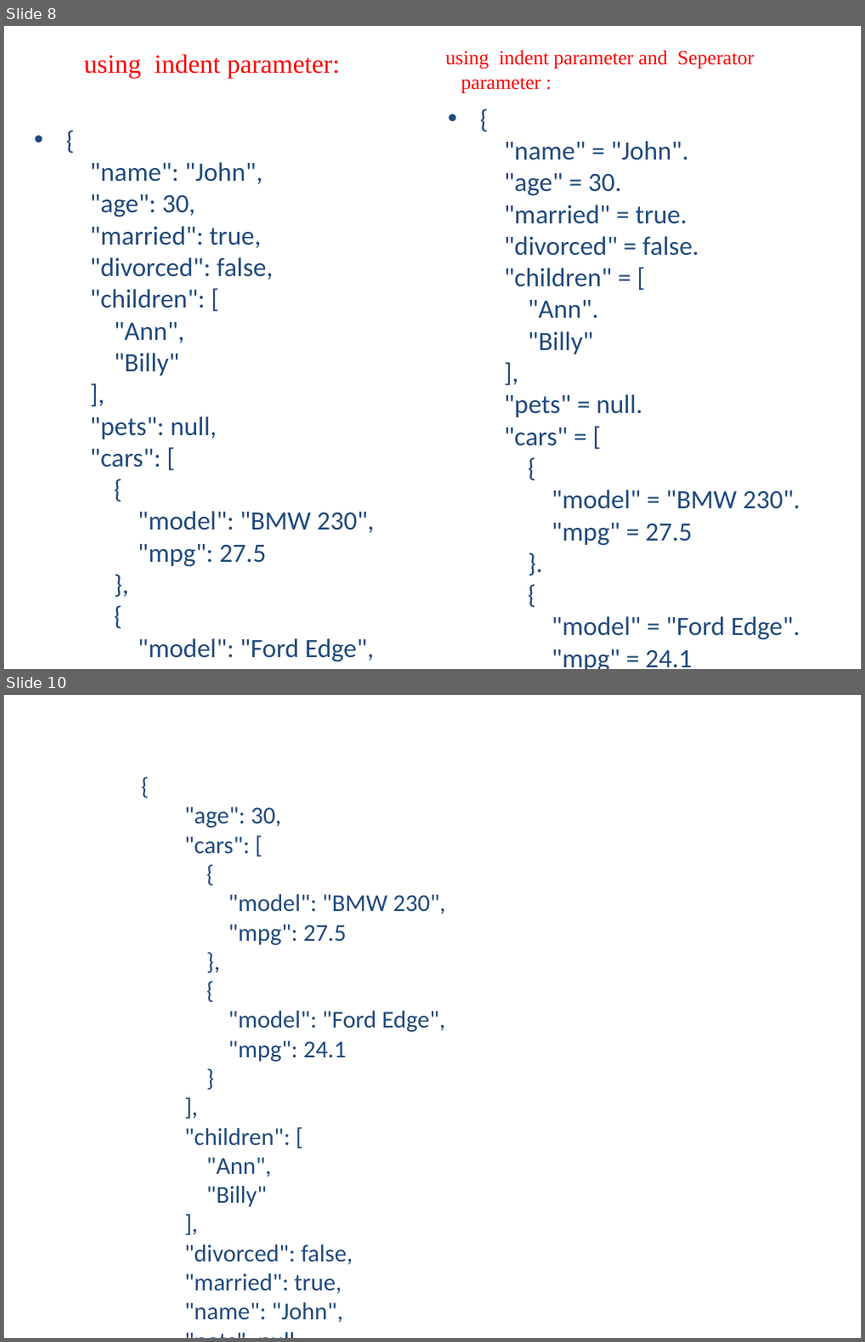
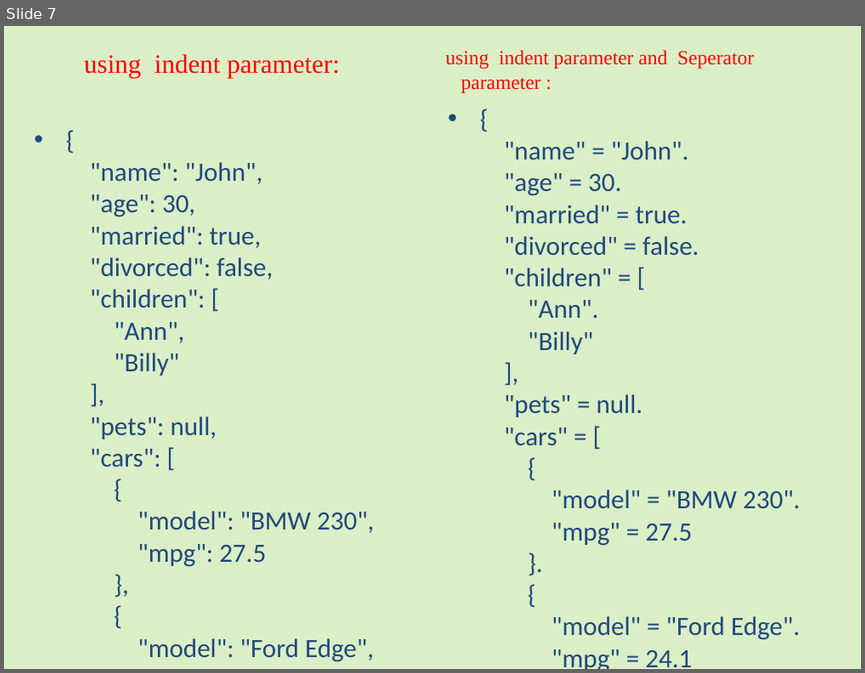
Before and after one commit to jaseela65/python_newPrgm, a slide deck: JSON in Python.pptx. Shown one above the other, each under a label of ours: slides 8 and 10 before the commit, slide 7 after it; the slides between them are not shown. The pictures are 865x1342 and 865x673 pixels, drawn with LibreOffice and Linux fonts; fonts in the diff are those of the drawing. Boxes give left, top, right and bottom in pixels: in the first picture for what was removed or moved away, otherwise in the second. Text is boxed around its words. In the diff, an @@ line names an element or a change of style, - is before the commit and + after.

```diff
--- a/JSON in Python.pptx
+++ b/JSON in Python.pptx
@@ slide 10 removed at box(4, 695, 861, 1338), background #FFFFFF @@
@@ text removed at box(184, 806, 446, 1322) @@
-    {
-    "age": 30,
-    "cars": [
-    {
-    "model": "BMW 230",
-    "mpg": 27.5
-    },
-    {
-    "model": "Ford Edge",
-    "mpg": 24.1
-    }
-    ],
-    "children": [
-    "Ann",
-    "Billy"
-    ],
-    "divorced": false,
-    "married": true,
-    "name": "John",
-    "pets": null
-    }
@@ what was slide 8 is now slide 7 @@
@@ slide 7 changed as well @@
@@ background #FFFFFF to #92D050 at 32% opacity @@
```
Also in this commit, not shown: 7 other slides changed, 7 slides added, 1 other slide removed.
